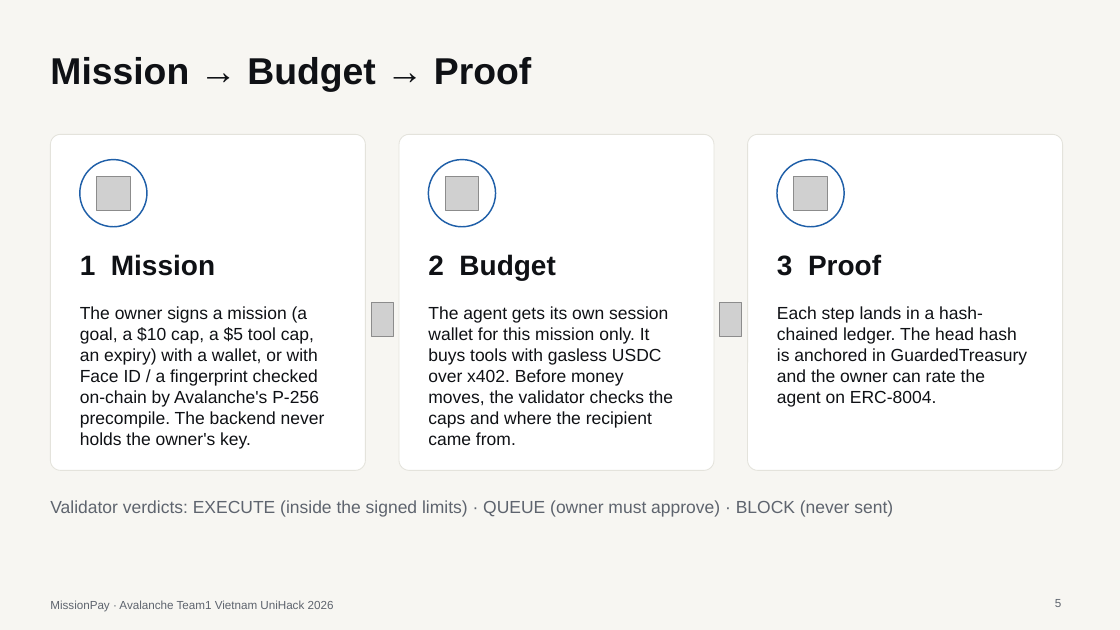
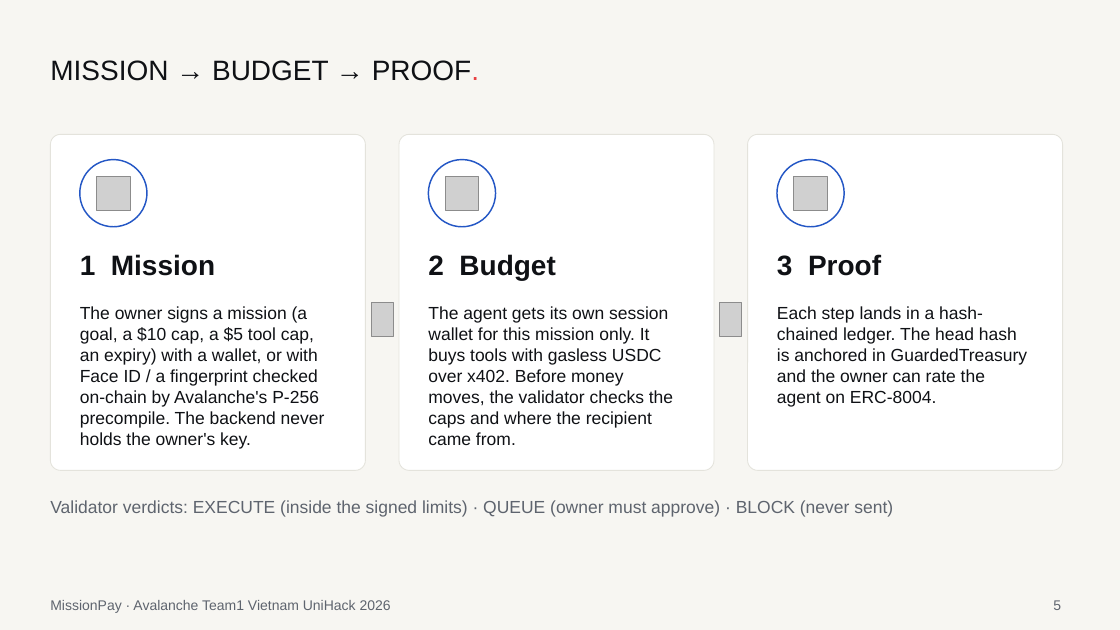
Before and after one commit to lenamkhanhh/UniHack, a slide deck: slide 5 of artifacts/submission-s1/MissionPay-pitch-deck-v2.pptx. Drawn at 1120x630 pixels with LibreOffice and Linux fonts; fonts in the diff are those of the drawing; grey boxes stand for pictures. Boxes give left, top, right and bottom in pixels: in the first picture for what was removed or moved away, otherwise in the second. Text is boxed around its words. In the diff, an @@ line names an element or a change of style, - is before the commit and + after.

```diff
--- a/artifacts/submission-s1/MissionPay-pitch-deck-v2.pptx
+++ b/artifacts/submission-s1/MissionPay-pitch-deck-v2.pptx
@@ title at [50,60,479,81]: text changed; size 32 to 24 pt; bold off @@
-Mission → Budget → Proof
+MISSION → BUDGET → PROOF.
@@ outline #1F5FA8 1.25 pt to #2457C5 1.25 pt in 3 elements at [80,160,147,227], [429,160,496,227], [777,160,844,227] @@
@@ text "MissionPay · Avalanche Team1 Vietnam ..." at [50,600,391,613]: size 10 to 12 pt @@
@@ page number at [1053,600,1061,610]: size 10 to 12 pt @@
```
Also in this commit, not shown: 13 other slides changed, 6 other files.
